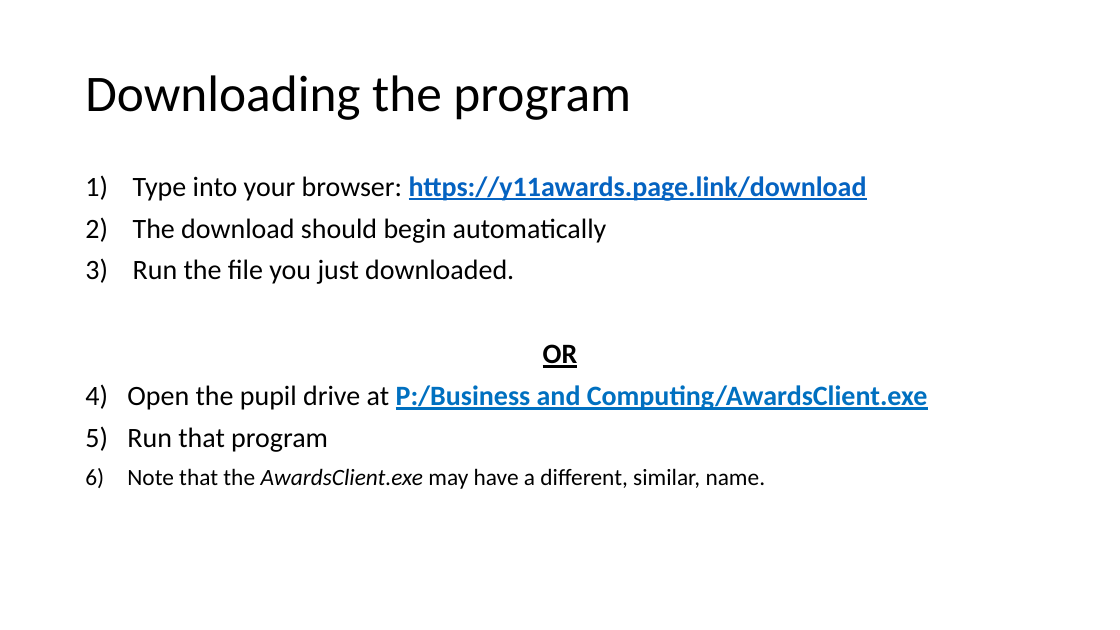
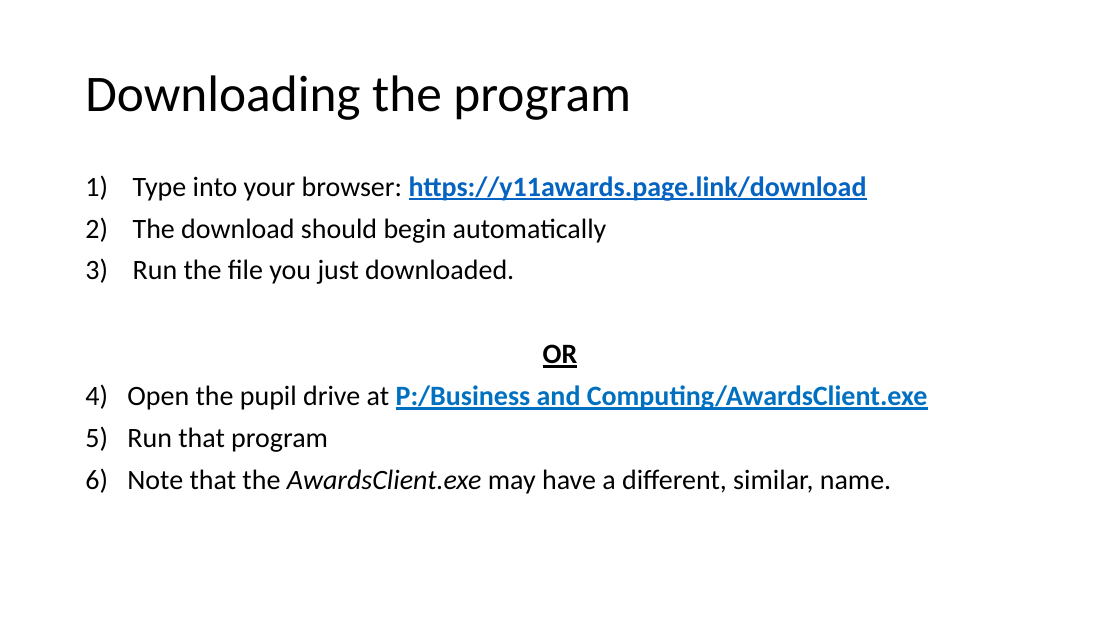
Before and after one commit to TheGrandCoding/awardsserver, a slide deck: slide 7 of TestPPT.pptx. Drawn at 1120x630 pixels with LibreOffice and Linux fonts; fonts in the diff are those of the drawing. Boxes give left, top, right and bottom in pixels: in the first picture for what was removed or moved away, otherwise in the second. Text is boxed around its words. In the diff, an @@ line names an element or a change of style, - is before the commit and + after.

```diff
--- a/TestPPT.pptx
+++ b/TestPPT.pptx
@@ text at <box>127,469,891,494</box>: size 20 to 24 pt in "Note that the AwardsClient.exe may have a ..." @@
```
Also in this commit, not shown: 6 other slides changed, 2 slides added, 2 slides removed.
